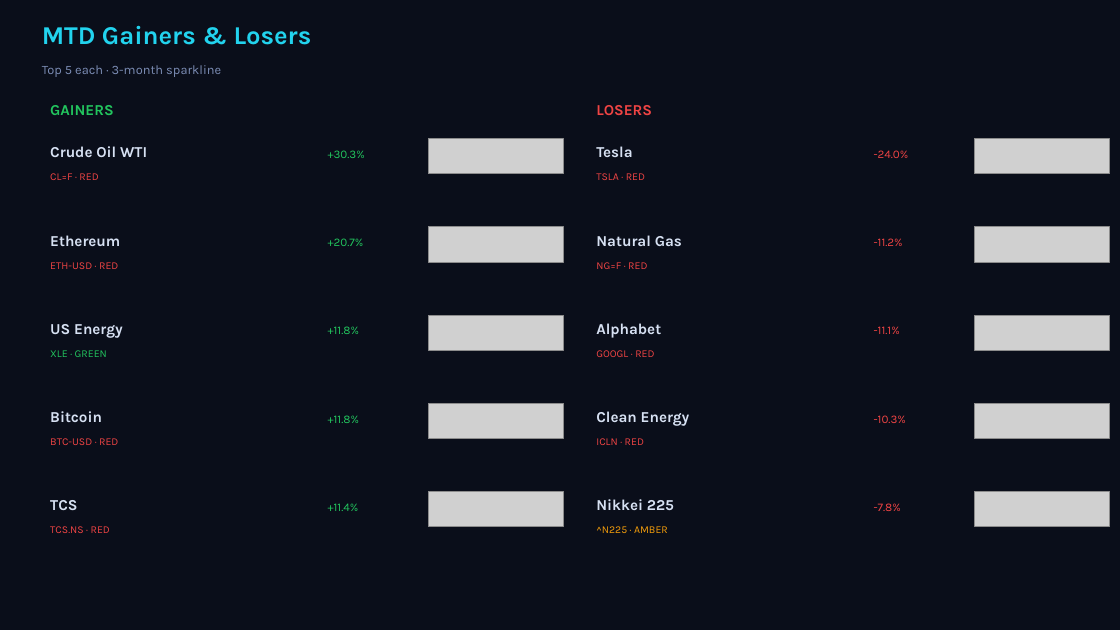
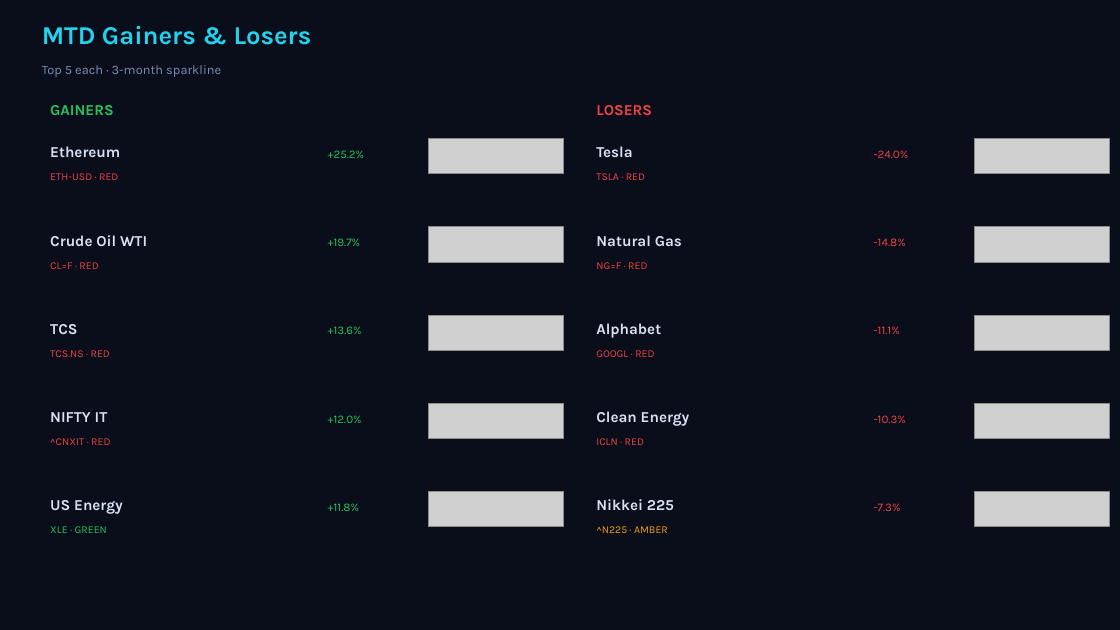
Before and after one commit to Pravkum23/pmr-terminal, a slide deck: slide 2 of docs/pmr_daily.pptx. Drawn at 1120x630 pixels with LibreOffice and Linux fonts; fonts in the diff are those of the drawing; grey boxes stand for pictures. Boxes give left, top, right and bottom in pixels: in the first picture for what was removed or moved away, otherwise in the second. Text is boxed around its words. In the diff, an @@ line names an element or a change of style, - is before the commit and + after.

```diff
--- a/docs/pmr_daily.pptx
+++ b/docs/pmr_daily.pptx
@@ text "Ethereum": place and size @@
-text "Ethereum" at [50,235,120,246]
+text "Ethereum" at [50,146,120,157]
@@ text at [50,173,118,180]: text changed @@
-CL=F · RED
+ETH-USD · RED
@@ text at [328,150,365,158]: text changed @@
-+30.3%
++25.2%
@@ text "Crude Oil WTI": place and size @@
-text "Crude Oil WTI" at [50,146,147,157]
+text "Crude Oil WTI" at [50,235,147,246]
@@ text at [328,238,361,246]: text changed @@
-+20.7%
++19.7%
@@ text at [874,238,906,246]: text changed @@
--11.2%
+-14.8%
@@ text at [50,262,98,269]: text changed @@
-ETH-USD · RED
+CL=F · RED
@@ text at [50,324,77,334]: text changed @@
-US Energy
+TCS
@@ text at [328,326,362,334]: text changed @@
-+11.8%
++13.6%
@@ text at [50,350,110,357]: text changed; text colour #22C55E to #EF4444 @@
-XLE · GREEN
+TCS.NS · RED
@@ text at [50,412,108,422]: text changed @@
-Bitcoin
+NIFTY IT
@@ text at [328,415,362,423]: text changed @@
-+11.8%
++12.0%
@@ text at [50,438,110,445]: text changed @@
-BTC-USD · RED
+^CNXIT · RED
@@ text at [50,500,123,514]: text changed @@
-TCS
+US Energy
@@ text at [328,503,359,511]: text changed @@
-+11.4%
++11.8%
@@ text at [874,503,901,511]: text changed @@
--7.8%
+-7.3%
@@ text at [50,526,107,533]: text changed; text colour #EF4444 to #22C55E @@
-TCS.NS · RED
+XLE · GREEN
```
Also in this commit, not shown: 3 other slides changed, 3 other files.
